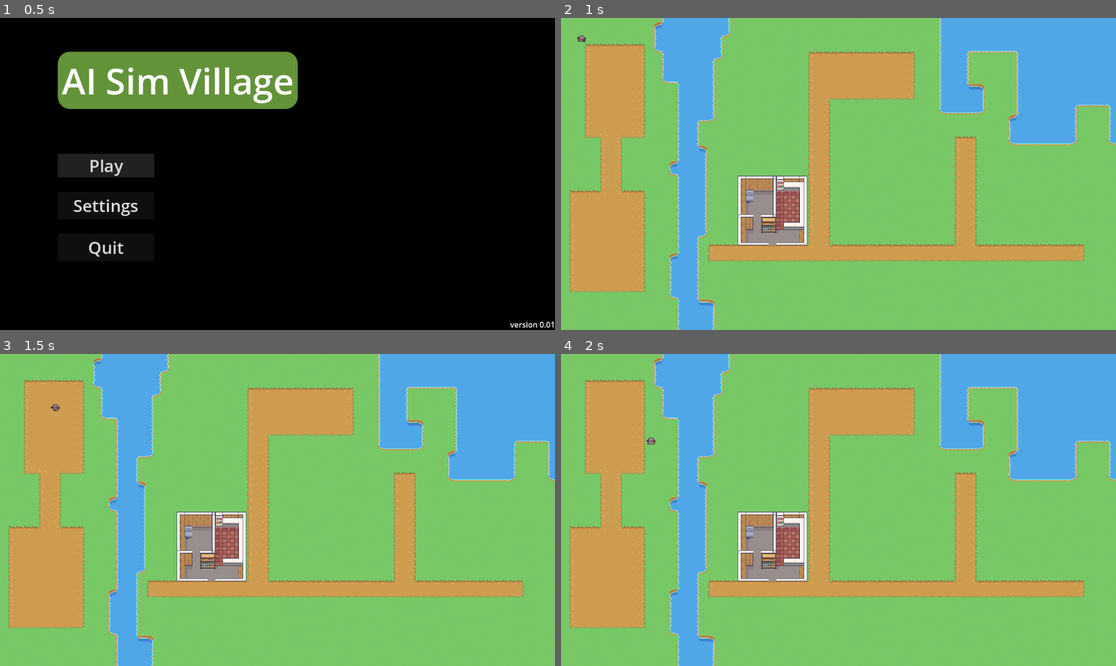
Above: before the commit, frames 1-4 (two rows, left to right).
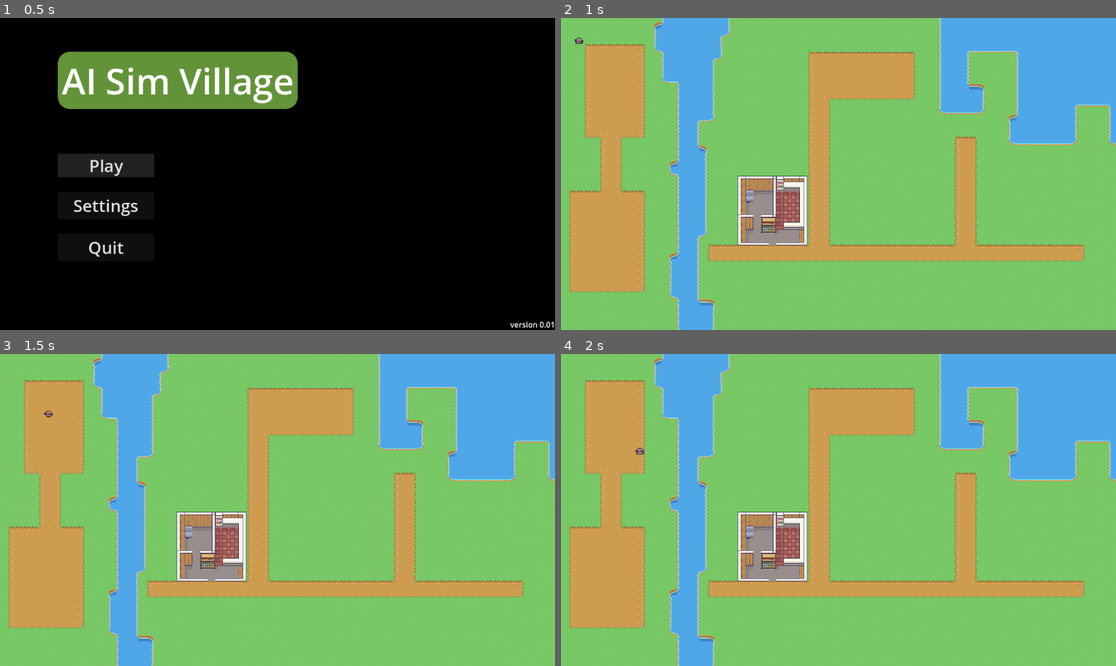
Above: after the commit, the same moments.

Repository: Nemis234/IMT3603-AI-Sim
Game: Godot game, scene res://scenes/GameRoot/GameRoot.tscn
The game is run twice, just before and just after one commit, with the same random seed, the same clock (stepped at 60 frames per second) and the same inputs.
Inputs:
- Up to frame 1 (0.5 s): no input
- Up to frame 2 (1 s): click "Play" at 0.5 s
- Up to frame 3 (1.5 s): no input
- Up to frame 4 (2 s): no input

Frame 1 is identical in both runs. In frame 2, less than 0.1% of the frame differs, in the area x 2-5%, y 5-9%; in frame 3, less than 0.1%; in frame 4, less than 0.1%, in the area x 13-18%, y 26-33%.

Commit message:
feat: Working on agent pathfinding with collisions

Diff:
--- a/Godot AI sim/ai-simulation-village/scenes/Agent/agent.gd
+++ b/Godot AI sim/ai-simulation-village/scenes/Agent/agent.gd
@@ -7,6 +7,9 @@
 
 #Testing purposes
 @export var move_to_target: Vector2
+
+#Pathfinding, check if something is blocking the agent on x-axis or y-axis
+var collision_axis: String = ""
 
 func _physics_process(delta: float) -> void:
 	#Decide target, target could be an entity in the game
@@ -18,7 +21,7 @@
 	var move_dir = pathfinding_component.get_direction(global_position)
 
 	#Feed the data from pathfinder_component into direction_component
-	direction_component.set_direction(move_dir)
+	direction_component.set_direction(move_dir, collision_axis)
 
 	#Update the velocity
 	velocity_component.accelerate_towards(direction_component.get_direction(), delta)
@@ -29,3 +32,19 @@
 
 	#Let the animation_component handle animations
 	animation_component.update_animation(velocity)
+
+
+func _on_area_2d_body_entered(body: Node2D) -> void:
+	var dir = body.global_position - global_position
+	if abs(dir.x) > abs(dir.y):
+		# Horizontal collision
+		if dir.x > 0:
+			collision_axis = "X"
+	else:
+		# Vertical collision
+		if dir.y > 0:
+			collision_axis = "Y"
+
+
+func _on_area_2d_body_exited(body: Node2D) -> void:
+	collision_axis = ""
--- a/Godot AI sim/ai-simulation-village/scenes/Agent/agent.tscn
+++ b/Godot AI sim/ai-simulation-village/scenes/Agent/agent.tscn
@@ -179,13 +179,15 @@
 [sub_resource type="CircleShape2D" id="CircleShape2D_73sdf"]
 radius = 7.67231
 
+[sub_resource type="CircleShape2D" id="CircleShape2D_tktjb"]
+
 [node name="Agent" type="CharacterBody2D" node_paths=PackedStringArray("direction_component", "velocity_component", "pathfinding_component", "animation_component")]
 script = ExtResource("1_wkksa")
 direction_component = NodePath("DirectionComponent")
 velocity_component = NodePath("VelocityComponent")
 pathfinding_component = NodePath("PathfindingComponent")
 animation_component = NodePath("AnimationComponent")
-move_to_target = Vector2(500, 480)
+move_to_target = Vector2(490, 600)
 
 [node name="AnimatedSprite2D" type="AnimatedSprite2D" parent="."]
 sprite_frames = SubResource("SpriteFrames_t5yjd")
@@ -205,3 +207,11 @@
 
 [node name="AnimationComponent" parent="." node_paths=PackedStringArray("animated_sprite") instance=ExtResource("6_s81vc")]
 animated_sprite = NodePath("../AnimatedSprite2D")
+
+[node name="Area2D" type="Area2D" parent="."]
+
+[node name="CollisionShape2D" type="CollisionShape2D" parent="Area2D"]
+shape = SubResource("CircleShape2D_tktjb")
+
+[connection signal="body_entered" from="Area2D" to="." method="_on_area_2d_body_entered"]
+[connection signal="body_exited" from="Area2D" to="." method="_on_area_2d_body_exited"]
--- a/Godot AI sim/ai-simulation-village/scenes/Components/direction_component.gd
+++ b/Godot AI sim/ai-simulation-village/scenes/Components/direction_component.gd
@@ -4,8 +4,15 @@
 var direction: Vector2 = Vector2.ZERO
 
 #Usage example in another node: direction_component.set_direction(Vector2.RIGHT)
-func set_direction(dir: Vector2) -> void:
-	direction = dir.normalized()
+func set_direction(dir: Vector2, collision_dir: String) -> void:
+	#Check whenever agent collides with an object on the X- or Y-axis
+	match collision_dir:
+		"X":
+			direction = Vector2(0,1)
+		"Y":
+			direction = Vector2(1,0)
+		_:
+			direction = dir.normalized()
 
 func get_direction() -> Vector2:
 	return direction
Not shown: 1 places in Godot AI sim/ai-simulation-village/scenes/Agent/agent.tscn that only renumber resources
